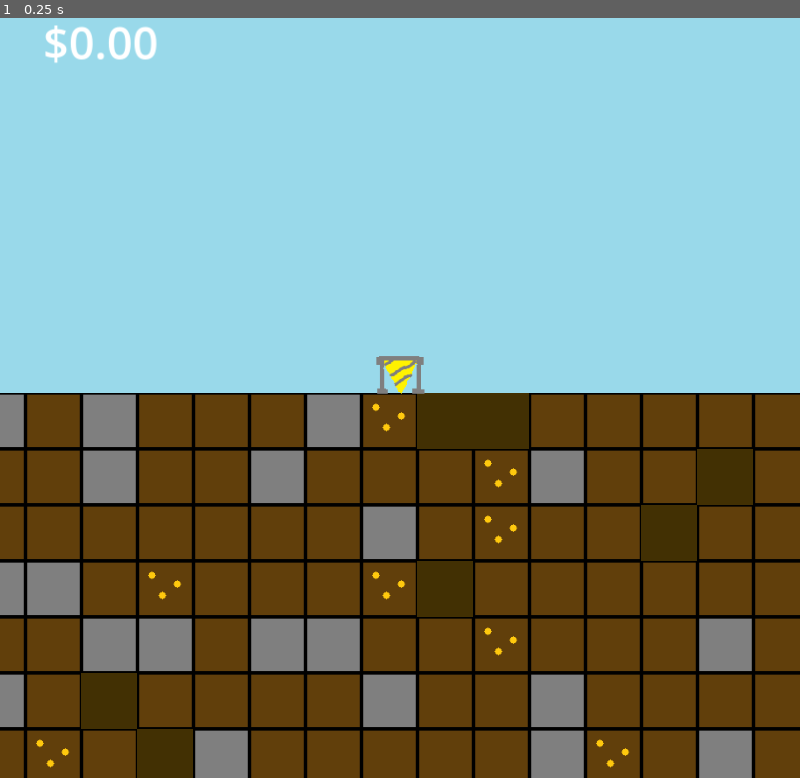
Above: before the commit, frame 1.
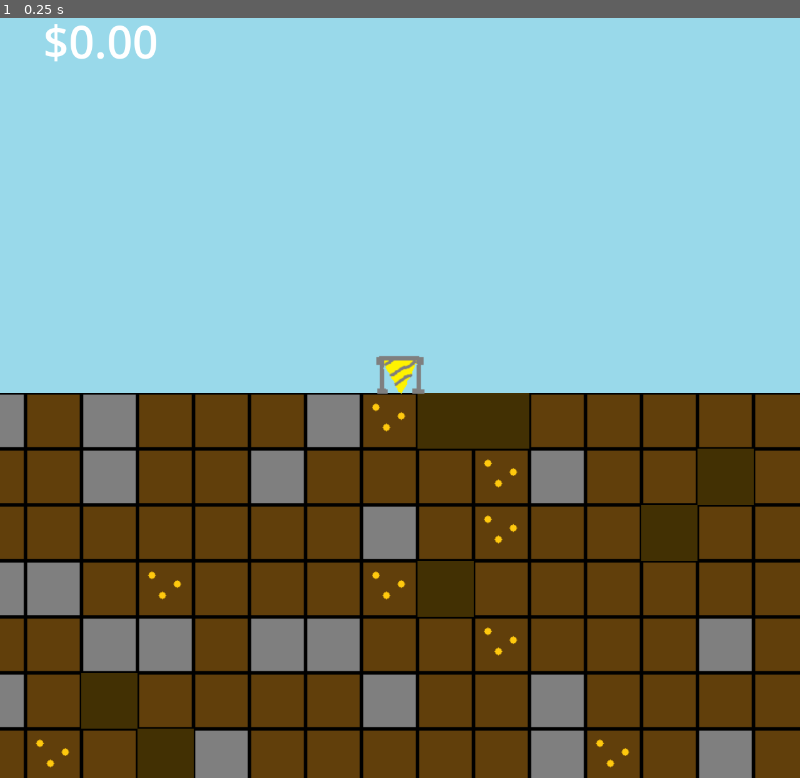
Above: after the commit, the same moment.

Repository: sam-eg/Digem
Game: Godot game, scene res://world.tscn
Same seed, same stepped clock (60 frames per second), same inputs: the game is played once before the commit and once after it.
Inputs:
- Up to frame 1 (0.25 s): no input

The runs differ from the first frame. In frame 1, 0.2% of the frame differs, in the area x 5-95%, y 0-100%.

Commit message:
Working on aspect ratio

Diff:
--- a/project.godot
+++ b/project.godot
@@ -13,14 +13,14 @@
 config/name="Digem"
 run/main_scene="res://world.tscn"
 config/features=PackedStringArray("4.3", "Forward Plus")
+run/max_fps=60
 config/icon="res://icon.svg"
 
 [display]
 
 window/size/viewport_width=1280
 window/size/viewport_height=1280
-window/stretch/mode="canvas_items"
-window/stretch/aspect="ignore"
+window/stretch/mode="viewport"
 
 [input]
 
